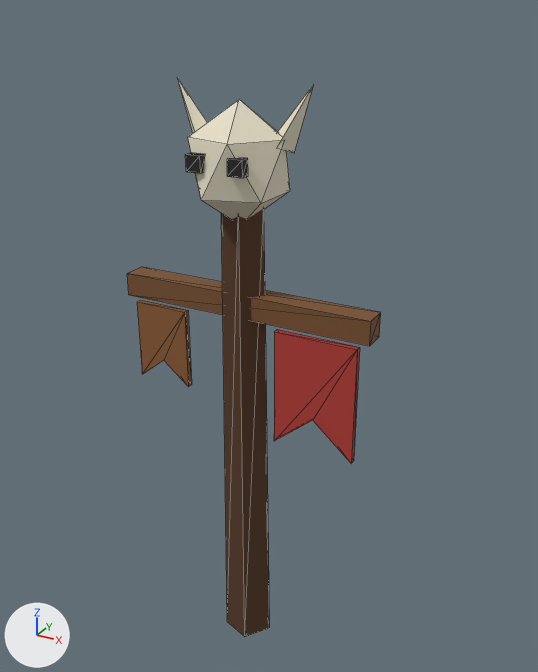
The glTF model assets/models/props/goblin_totem.glb, before and after one commit.
Camera for both pictures: a 50 mm lens placed at (1.16, -1.95, 2.23), pointed at (0.06, 0.05, 1.22). The axes (+X, +Y, +Z) are drawn at lower left. The lights are the same throughout. The picture after the commit comes second. Mesh edges are drawn as thin lines. Vertices at exactly the same position are counted once.

The first picture shows 'goblin_totem'.
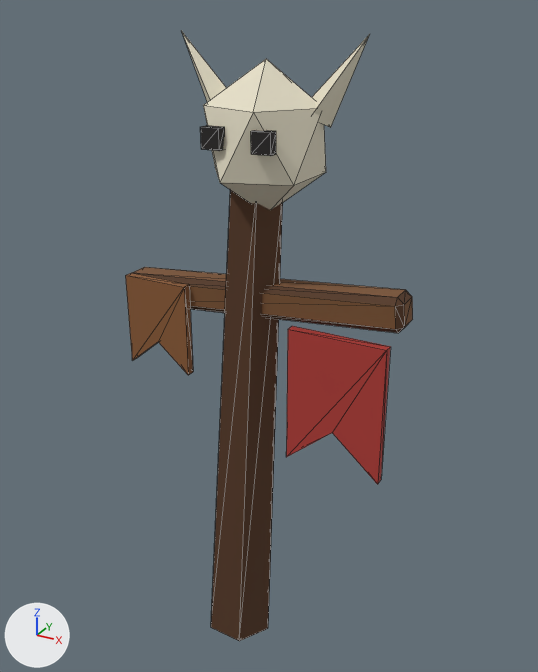
Changed parts and their boxes [x1, y1, x2, y2] in the pictures (538 x 672 px; the box of a moved part takes in the faces that stretch with it):
'goblin_totem', reshaped (13% wider, 9% taller)
    before: [127, 77, 381, 637]
    after: [125, 32, 413, 641]
part 1 of me_goblin_totem, added
    after: [203, 59, 326, 210]
part 2 of me_goblin_totem, moved or reshaped
    before: [227, 158, 248, 178]
    after: [200, 125, 225, 151]
part 3 of me_goblin_totem, moved or reshaped
    before: [177, 77, 207, 133]
    after: [182, 32, 226, 102]
part 4 of me_goblin_totem, moved or reshaped
    before: [185, 152, 204, 173]
    after: [251, 130, 276, 156]
part 5 of me_goblin_totem, moved or reshaped
    before: [277, 84, 314, 154]
    after: [312, 34, 370, 128]
part 6 of me_goblin_totem, moved or reshaped
    before: [274, 329, 360, 464]
    after: [286, 326, 391, 484]
part 7 of me_goblin_totem, moved or reshaped
    before: [137, 300, 192, 387]
    after: [125, 273, 193, 375]
part 8 of me_goblin_totem, rebuilt (46% wider)
    before: [221, 208, 270, 637]
    after: [211, 190, 283, 641]
part 9 of me_goblin_totem, rebuilt (11% wider, 16% shorter)
    before: [127, 267, 381, 346]
    after: [132, 267, 413, 333]
part 10 of me_goblin_totem, deleted
    before: [188, 100, 290, 219]

Diff of the bpy script that builds the scene:
```diff
--- a/assets/models/props/goblin_totem.glb.py
+++ b/assets/models/props/goblin_totem.glb.py
@@ me_goblin_totem @@
 # used by ob_goblin_totem; location = (0.0, 0.0, 0.0)
-me_goblin_totem.from_pydata(...)  # 76 vertices, 116 faces; spans x -0.45..0.45, y -0.17..0.12, z 0.0..2.04
+me_goblin_totem.from_pydata(...)  # 94 vertices, 152 faces; spans x -0.45..0.55, y -0.2..0.15, z -0.01..2.17
+# me_goblin_totem part 1: a new loose piece, an icosphere of 20 faces spanning x -0.09..0.27, y -0.19..0.15, z 1.66..2.1, in mat_pal_matte
+# me_goblin_totem part 2: the loose piece of 8 vertices spanning x 0.05..0.09, y -0.17..-0.14, z 1.8..1.85 is moved by (-0.06, -0.03, 0.08)
+# me_goblin_totem part 3: the loose piece of 5 vertices spanning x -0.23..-0.1, y -0.04..0.04, z 1.84..2.04 is scaled about its middle by (1.44, 1.25, 1.23), then moved by (0.06, 0.0, 0.11)
+# me_goblin_totem part 4: the loose piece of 8 vertices spanning x -0.09..-0.05, y -0.17..-0.14, z 1.8..1.85 is moved by (0.24, -0.03, 0.08)
+# me_goblin_totem part 5: the loose piece of 5 vertices spanning x 0.1..0.23, y -0.04..0.04, z 1.84..2.04 is scaled about its middle by (1.44, 1.25, 1.23), then moved by (0.12, 0.0, 0.11)
+# me_goblin_totem part 6: the loose piece of 10 vertices spanning x 0.14..0.42, y -0.06..-0.04, z 0.9..1.3 is scaled about its middle by (1.14, 1.5, 1.15), then moved by (0.08, -0.02, 0.0)
+# me_goblin_totem part 7: the loose piece of 10 vertices spanning x -0.4..-0.2, y -0.06..-0.04, z 1.02..1.3 is scaled about its middle by (1.2, 1.5, 1.14), then moved by (0.0, -0.02, 0.08)
+# me_goblin_totem part 8: the loose piece of 10 vertices spanning x -0.07..0.09, y -0.09..0.09, z 0.0..1.7 is rebuilt with 12 vertices and now spans x -0.18..0.14, y -0.11..0.11, z -0.01..1.75
+# me_goblin_totem part 9: the loose piece of 8 vertices spanning x -0.45..0.45, y -0.04..0.04, z 1.31..1.39 is rebuilt with 24 vertices and now spans x -0.45..0.55, y -0.05..0.05, z 1.28..1.48
+# me_goblin_totem part 10
+# 12 vertices are removed from x -0.15..0.15, y -0.16..0.12, z 1.61..1.99
+# 20 faces are deleted
 me_goblin_totem.materials.append(mat_pal_matte)
```
